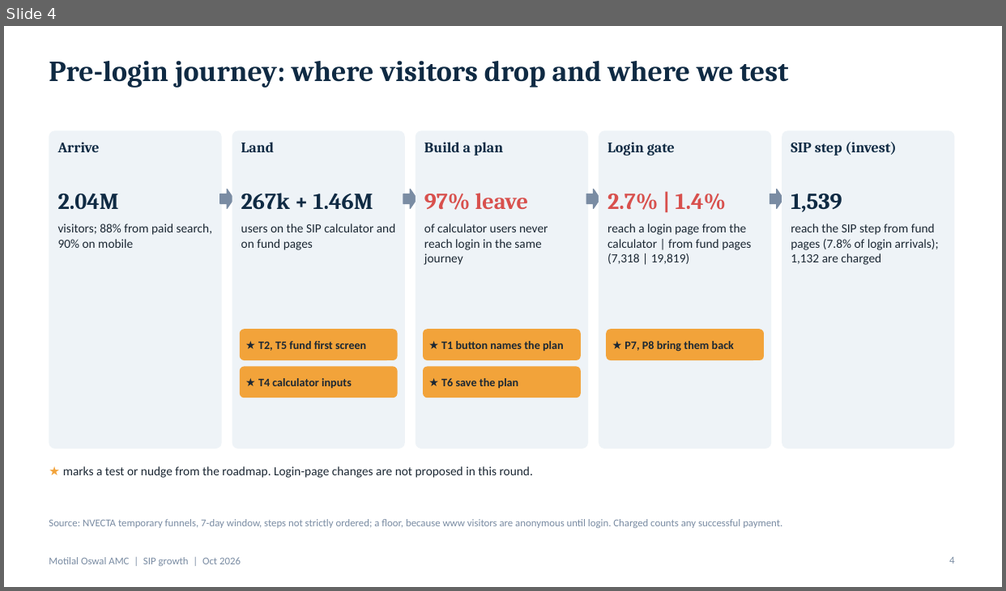
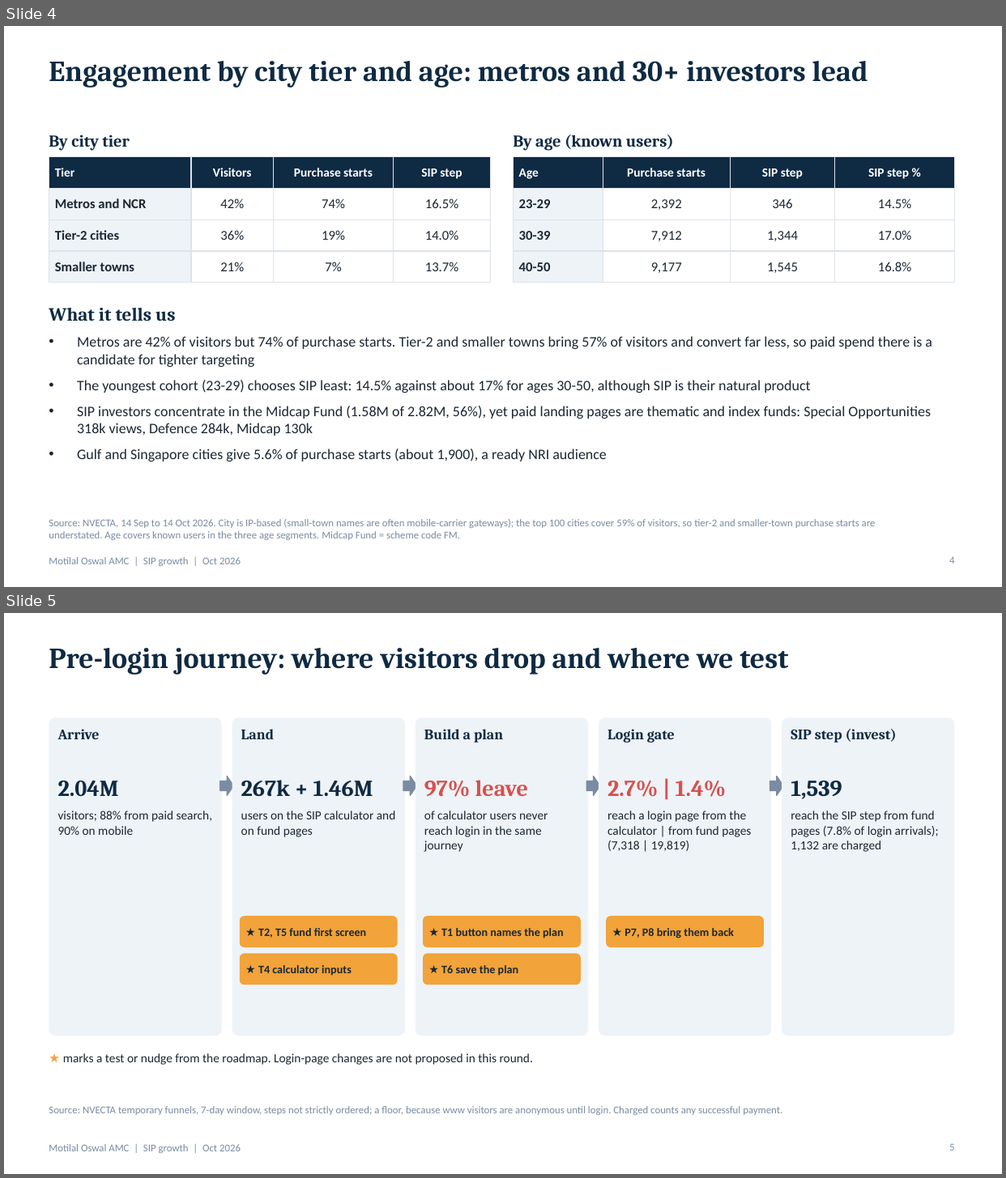
Before and after one commit to mandy7/Projects, a slide deck: SIP_Growth_Programme.pptx. Shown one above the other, each under a label of ours: slide 4 before the commit, slides 4 and 5 after it. The pictures are 1006x591 and 1006x1178 pixels, drawn with LibreOffice and Linux fonts; fonts in the diff are those of the drawing. Boxes give left, top, right and bottom in pixels: in the first picture for what was removed or moved away, otherwise in the second. Text is boxed around its words. In the diff, an @@ line names an element or a change of style, - is before the commit and + after.

```diff
--- a/SIP_Growth_Programme.pptx
+++ b/SIP_Growth_Programme.pptx
@@ slide 4 added at box(4, 26, 1002, 587), background #FFFFFF; not listed: 1 template element that a slide beside it also shows @@
@@ title added at box(49, 61, 868, 88), 28 pt, text #0F2A43, bold @@
+Engagement by city tier and age: metros and 30+ investors lead
@@ text added at box(49, 135, 130, 151), 16 pt, text #0F2A43, bold @@
+By city tier
@@ text added at box(513, 135, 674, 151), 16 pt, text #0F2A43, bold @@
+By age (known users)
@@ table added at box(49, 157, 491, 275), 4 rows, 4 columns @@
+Tier | Visitors | Purchase starts | SIP step
+Metros and NCR | 42% | 74% | 16.5%
+Tier-2 cities | 36% | 19% | 14.0%
+Smaller towns | 21% | 7% | 13.7%
@@ table added at box(513, 157, 955, 276), 4 rows, 4 columns @@
+Age | Purchase starts | SIP step | SIP step %
+23-29 | 2,392 | 346 | 14.5%
+30-39 | 7,912 | 1,344 | 17.0%
+40-50 | 9,177 | 1,545 | 16.8%
@@ text added at box(49, 308, 175, 321), 18 pt, text #0F2A43, bold @@
+What it tells us
@@ text added at box(77, 336, 932, 462), 14 pt, text #1B2733 @@
+• Metros are 42% of visitors but 74% of purchase starts. Tier-2 and smaller towns bring 57% of visitors and convert far less, so paid spend there is a candidate for tighter targeting
+• The youngest cohort (23-29) chooses SIP least: 14.5% against about 17% for ages 30-50, although SIP is their natural product
+• SIP investors concentrate in the Midcap Fund (1.58M of 2.82M, 56%), yet paid landing pages are thematic and index funds: Special Opportunities 318k views, Defence 284k, Midcap 130k
+• Gulf and Singapore cities give 5.6% of purchase starts (about 1,900), a ready NRI audience
@@ text added at box(49, 519, 876, 540), 10 pt, text #7A8CA3 @@
+Source: NVECTA, 14 Sep to 14 Oct 2026. City is IP-based (small-town names are often mobile-carrier gateways); the top 100 cities cover 59% of visitors, so tier-2 and smaller-town purchase starts are understated. Age covers known users in the three age segments. Midcap Fund = scheme code FM.
@@ page number added at box(949, 557, 954, 564), 10 pt, text #7A8CA3 @@
+4
@@ what was slide 4 is now slide 5 @@
@@ page number at box(949, 1144, 954, 1151): text changed @@
-4
+5
```
Also in this commit, not shown: 7 slides changed.
